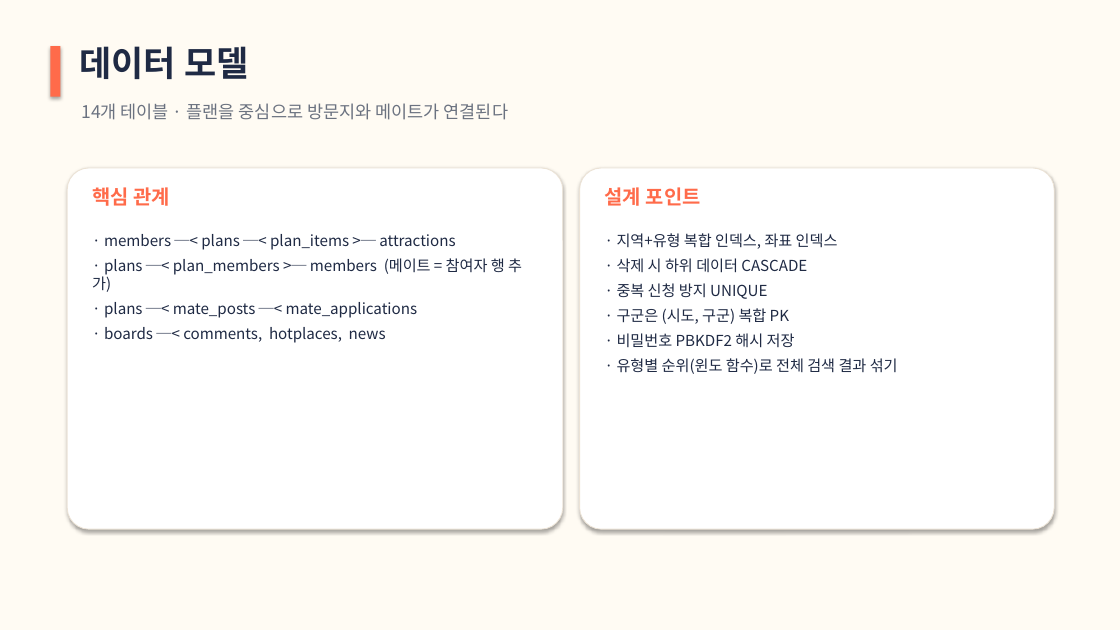
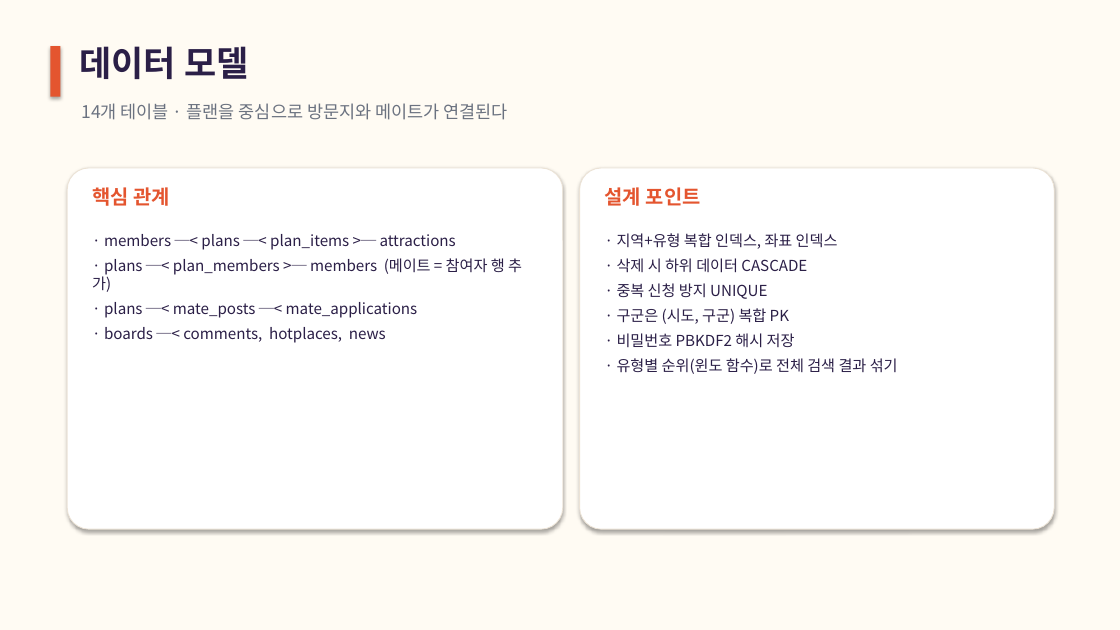
Before and after one commit to 77romin/mapmates, a slide deck: slide 9 of presentation/너랑갈지도_발표.pptx. Drawn at 1120x630 pixels with LibreOffice and Linux fonts; fonts in the diff are those of the drawing. Boxes give left, top, right and bottom in pixels: in the first picture for what was removed or moved away, otherwise in the second. Text is boxed around its words. In the diff, an @@ line names an element or a change of style, - is before the commit and + after.

```diff
--- a/presentation/너랑갈지도_발표.pptx
+++ b/presentation/너랑갈지도_발표.pptx
@@ rectangle at <box>50,46,60,97</box>: fill #FF6B4A to #E4552F @@
@@ text "핵심 관계" at <box>92,187,170,206</box>: text colour #FF6B4A to #E4552F @@
@@ text "설계 포인트" at <box>605,187,701,206</box>: text colour #FF6B4A to #E4552F @@
@@ text "· members ─< plans ─< ..." at <box>92,234,522,343</box>: text colour #1F2A44 to #2B1F47 @@
@@ text "· 지역+유형 복합 인덱스, 좌표 ..." at <box>617,233,898,374</box>: text colour #1F2A44 to #2B1F47 @@
```
Also in this commit, not shown: 15 other slides changed.
